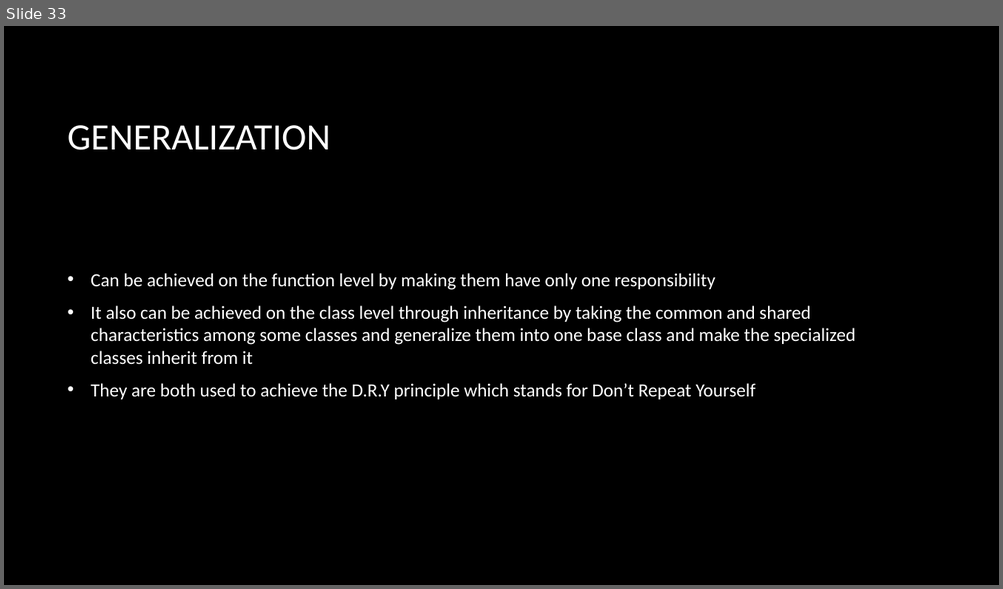
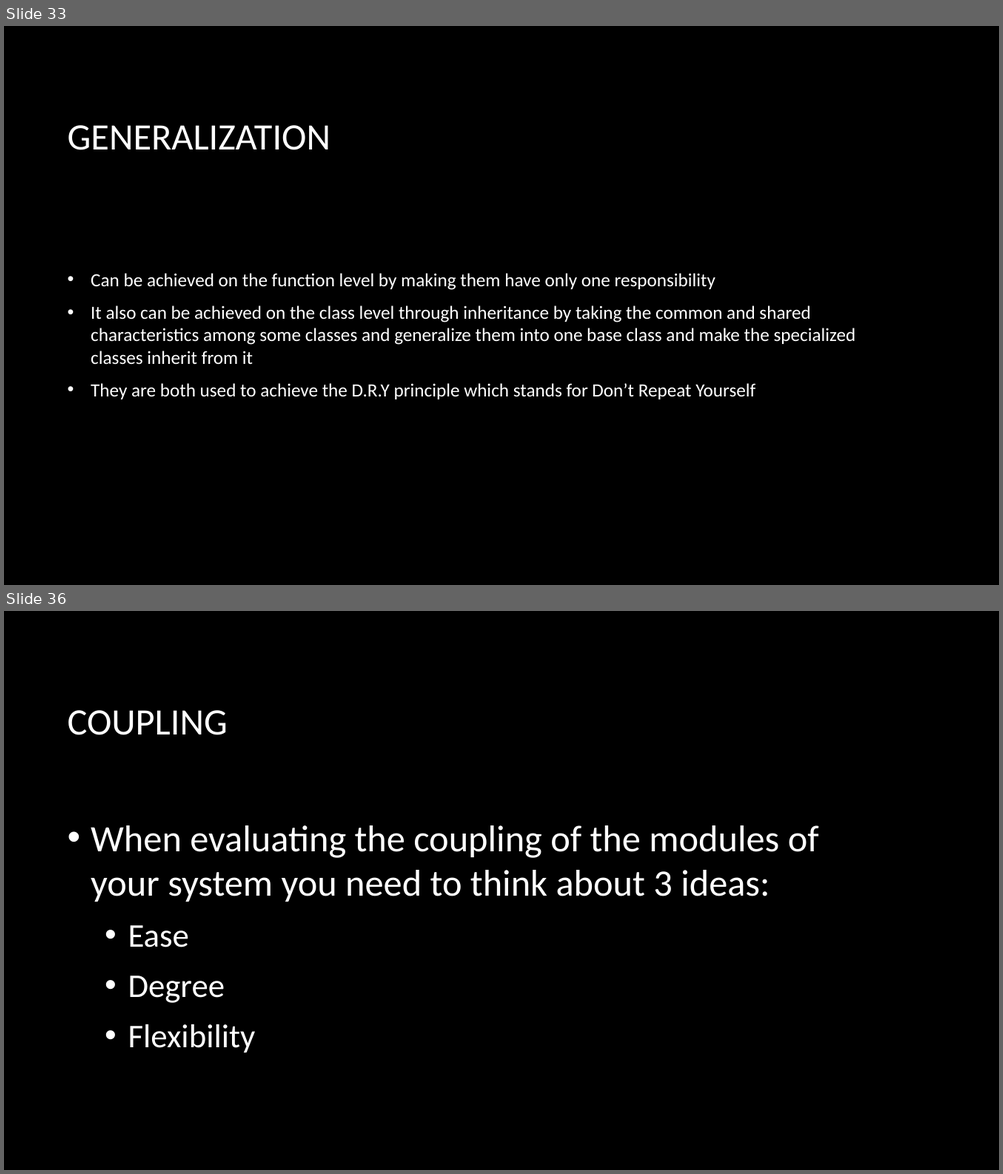
Before and after one commit to ahmedmagdy492/My-Hacking-Tutorails, a slide deck: Study/Object Oriented Design/Week 1 Objectives.pptx. Shown one above the other, each under a label of ours: slide 33 before the commit, slides 33 and 36 after it; the slides between them are not shown. The pictures are 1003x589 and 1003x1174 pixels, drawn with LibreOffice and Linux fonts; fonts in the diff are those of the drawing; background and template pictures are left out. Boxes give left, top, right and bottom in pixels: in the first picture for what was removed or moved away, otherwise in the second. Text is boxed around its words. In the diff, an @@ line names an element or a change of style, - is before the commit and + after.

```diff
--- a/Study/Object Oriented Design/Week 1 Objectives.pptx
+++ b/Study/Object Oriented Design/Week 1 Objectives.pptx
@@ slide 36 added at (4, 611, 999, 1170), background picture (left out) @@
@@ title added at (68, 710, 227, 735), 36 pt, text #FFFFFF @@
+COUPLING
@@ text added at (91, 826, 819, 1054), 36 pt, text #FFFFFF @@
+• When evaluating the coupling of the modules of your system you need to think about 3 ideas:
+  • Ease
+  • Degree
+  • Flexibility
```
Also in this commit, not shown: 1 slide changed, 9 other slides added, 4 other files.
